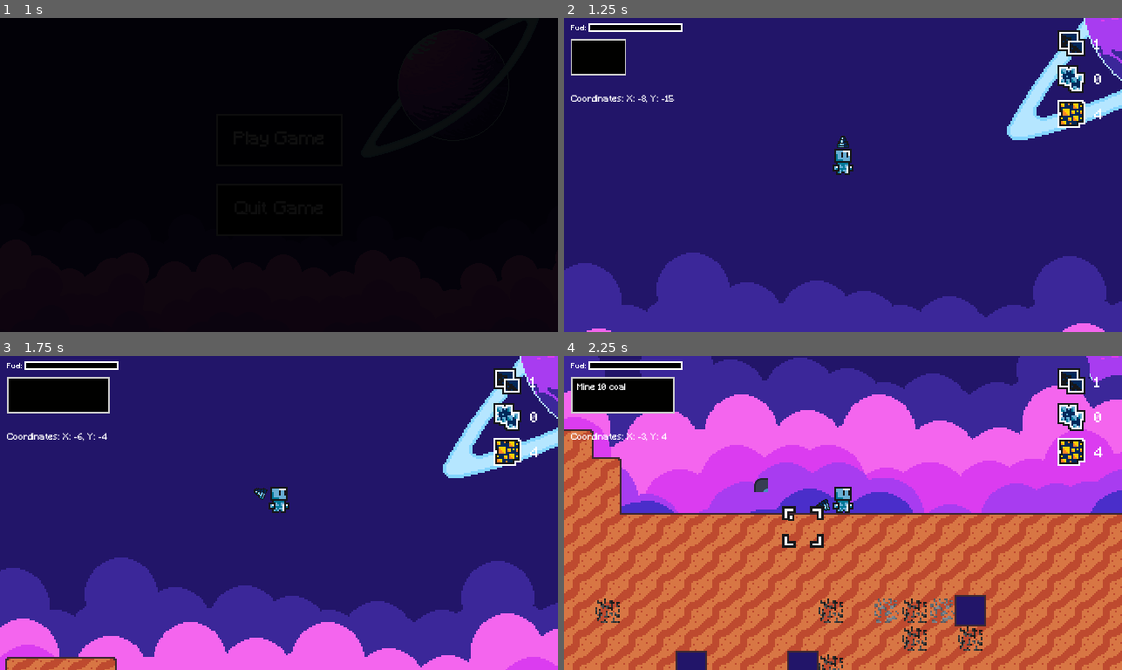
Above: before the commit, frames 1-4 (two rows, left to right).
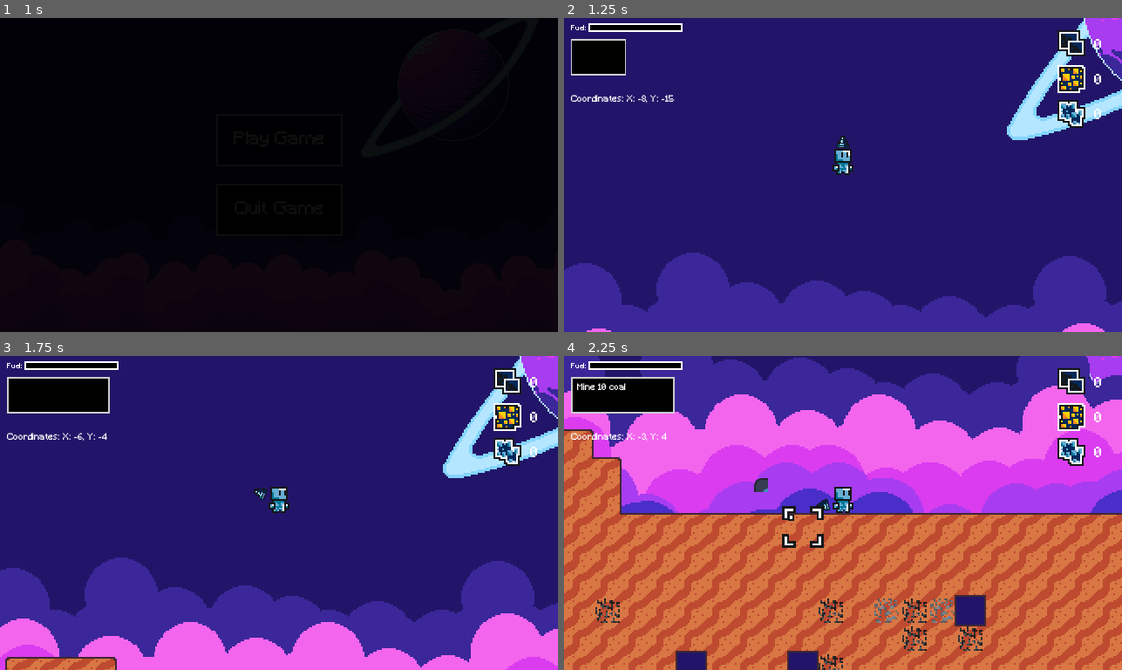
Above: after the commit, the same moments.

Repository: Renan-G-projec/A-Journey-Of-A-Robot
Game: Godot game, scene res://scenes/ui/menu.tscn
Two runs of this game, one before a commit and one after it. Both use one fixed random seed, a clock stepped at 60 frames per second and the inputs below. The engine's default icon, where the game draws it, is replaced by a stand-in: a white triangle on a blue panel in a dark square.
Inputs (mouse positions are in pixels of both pictures, inside the frame that each line leads up to):
- Up to frame 1 (1 s): click "Play Game" at 0.5 s
- Up to frame 2 (1.25 s): no input
- Up to frame 3 (1.75 s): tap Enter at 1.25 s; move the mouse to (33, 393) at 1.27 s; hold D (GoRight) from 1.28 s (still down); tap E (Interact) at 1.35 s; click (33, 393) at 1.42 s; tap Up at 1.52 s
- Up to frame 4 (2.25 s): keep holding D (GoRight); move the mouse to (731, 528) at 2.02 s; click (731, 528) at 2.1 s

Frame 1 is identical in both runs. In frame 2, 0.8% of the frame differs, in the area x 88-97%, y 6-35%; in frame 3, 0.8%; in frame 4, 0.8%.

Commit message:
refactor: Improved the player interface update logic. AMDG

Diff:
--- a/resources/inventories/player_inventory.tres
+++ b/resources/inventories/player_inventory.tres
@@ -4,11 +4,13 @@
 [ext_resource type="Script" uid="uid://crbcquplyyvye" path="res://scripts/resources/inventory.gd" id="2_1njko"]
 [ext_resource type="Resource" uid="uid://e21t8ysctxhb" path="res://resources/items/copper_ore.tres" id="2_85a8j"]
 [ext_resource type="Resource" uid="uid://bko8wv0d2j44d" path="res://resources/items/coal_ore.tres" id="3_hfe8y"]
+[ext_resource type="Resource" uid="uid://lk30ldug605k" path="res://resources/items/iron_ore.tres" id="4_k12gj"]
 
 [resource]
 script = ExtResource("2_1njko")
 data = Dictionary[ExtResource("1_uptie"), int]({
-ExtResource("2_85a8j"): 4,
-ExtResource("3_hfe8y"): 1
+ExtResource("3_hfe8y"): 0,
+ExtResource("2_85a8j"): 0,
+ExtResource("4_k12gj"): 0
 })
 metadata/_custom_type_script = "uid://crbcquplyyvye"
--- a/scenes/game/machine.tscn
+++ b/scenes/game/machine.tscn
@@ -8,7 +8,15 @@
 atlas = ExtResource("3_go3l1")
 region = Rect2(0, 0, 32, 32)
 
-[sub_resource type="SpriteFrames" id="SpriteFrames_uonoc"]
+[sub_resource type="AtlasTexture" id="AtlasTexture_tdu5v"]
+atlas = ExtResource("3_go3l1")
+region = Rect2(32, 0, 32, 32)
+
+[sub_resource type="AtlasTexture" id="AtlasTexture_p156m"]
+atlas = ExtResource("3_go3l1")
+region = Rect2(32, 32, 32, 32)
+
+[sub_resource type="SpriteFrames" id="SpriteFrames_go3l1"]
 animations = [{
 "frames": [{
 "duration": 1.0,
@@ -18,12 +26,18 @@
 "name": &"free",
 "speed": 5.0
 }, {
-"frames": [],
+"frames": [{
+"duration": 1.0,
+"texture": SubResource("AtlasTexture_tdu5v")
+}],
 "loop": 1,
 "name": &"full",
 "speed": 5.0
 }, {
-"frames": [],
+"frames": [{
+"duration": 1.0,
+"texture": SubResource("AtlasTexture_p156m")
+}],
 "loop": 1,
 "name": &"processing",
 "speed": 5.0
@@ -38,8 +52,8 @@
 
 [node name="AnimatedSprite2D" type="AnimatedSprite2D" parent="." unique_id=1708262700]
 scale = Vector2(0.24999999, 0.24999999)
-sprite_frames = SubResource("SpriteFrames_uonoc")
-animation = &"full"
+sprite_frames = SubResource("SpriteFrames_go3l1")
+animation = &"free"
 
 [node name="Area2D" type="Area2D" parent="." unique_id=834325648]
 collision_layer = 0
--- a/scenes/ui/player_inventory_interface.tscn
+++ b/scenes/ui/player_inventory_interface.tscn
@@ -1,26 +1,13 @@
 [gd_scene format=3 uid="uid://difvr8k6spgf5"]
 
 [ext_resource type="Script" uid="uid://c6ty3pp55cfuq" path="res://scripts/ui/player_inventory_interface.gd" id="1_1c7iv"]
-[ext_resource type="PackedScene" uid="uid://2f31h78vfg4k" path="res://scenes/ui/player_inventory_interface_item.tscn" id="2_t00ax"]
 
 [node name="PlayerInventoryInterface" type="Control" unique_id=257689911]
 layout_mode = 3
-anchors_preset = 1
-anchor_left = 1.0
-anchor_right = 1.0
-grow_horizontal = 0
+anchors_preset = 0
 script = ExtResource("1_1c7iv")
 
 [node name="VBoxContainer" type="VBoxContainer" parent="." unique_id=657475515]
-layout_mode = 0
+layout_mode = 1
 offset_right = 40.0
-offset_bottom = 58.0
-
-[node name="coal" parent="VBoxContainer" unique_id=1163283900 instance=ExtResource("2_t00ax")]
-layout_mode = 2
-
-[node name="iron" parent="VBoxContainer" unique_id=1422530117 instance=ExtResource("2_t00ax")]
-layout_mode = 2
-
-[node name="copper" parent="VBoxContainer" unique_id=933336424 instance=ExtResource("2_t00ax")]
-layout_mode = 2
+offset_bottom = 132.0
--- a/scenes/ui/player_inventory_interface_item.tscn
+++ b/scenes/ui/player_inventory_interface_item.tscn
@@ -2,7 +2,6 @@
 
 [ext_resource type="Script" uid="uid://c2sanviqt8js4" path="res://scripts/ui/player_inventory_interface_item.gd" id="1_krtxs"]
 [ext_resource type="FontFile" uid="uid://crac75pvc8fh1" path="res://fonts/Minecraft.ttf" id="2_krtxs"]
-[ext_resource type="Texture2D" uid="uid://b73oa65a7koh0" path="res://assets/sprites/selectedBlocSprite.png" id="2_xamj8"]
 
 [node name="PlayerInventoryInterfaceItem" type="Control" unique_id=1163283900]
 layout_mode = 3
@@ -15,7 +14,6 @@
 
 [node name="Sprite2D" type="Sprite2D" parent="." unique_id=1461198894]
 position = Vector2(-1, -1)
-texture = ExtResource("2_xamj8")
 centered = false
 
 [node name="Label" type="RichTextLabel" parent="." unique_id=380815318]
@@ -25,6 +23,4 @@
 offset_bottom = 16.0
 theme_override_fonts/normal_font = ExtResource("2_krtxs")
 theme_override_font_sizes/normal_font_size = 8
-text = "0
-"
 vertical_alignment = 1
--- a/scripts/ui/player_inventory_interface.gd
+++ b/scripts/ui/player_inventory_interface.gd
@@ -1,24 +1,35 @@
 # Ad Maiorem Dei GLoriam!
+@tool
 extends Control
 
-@onready var player_inventory: Inventory = preload("res://resources/inventories/player_inventory.tres")
+@export var player_inventory: Inventory = preload("res://resources/inventories/player_inventory.tres")
+@onready var container: VBoxContainer = $VBoxContainer
 
-@onready var coal: InventoryItem = preload("res://resources/items/coal_ore.tres")
-@onready var iron: InventoryItem = preload("res://resources/items/iron_ore.tres")
-@onready var copper: InventoryItem = preload("res://resources/items/copper_ore.tres")
+@onready var container_item: PackedScene = preload("res://scenes/ui/player_inventory_interface_item.tscn")
 
-@onready var coal_label: PlayerInventoryInterfaceItem = $VBoxContainer/coal
-@onready var iron_label: PlayerInventoryInterfaceItem = $VBoxContainer/iron
-@onready var copper_label: PlayerInventoryInterfaceItem = $VBoxContainer/copper
-
-@onready var item_labels: Dictionary[InventoryItem, PlayerInventoryInterfaceItem] = {coal: coal_label, iron: iron_label, copper: copper_label}
+var items_shown: Array[InventoryItem]
 
 func _ready() -> void:
-	coal_label.display_item(coal, player_inventory.data.get(coal, 0))
-	iron_label.display_item(iron, player_inventory.data.get(iron, 0))
-	copper_label.display_item(copper, player_inventory.data.get(copper, 0))
-
 	player_inventory.inventory_item_changed.connect(_on_player_inventory_item_changed)
+	fetch_inventory()
 
 func _on_player_inventory_item_changed(item: InventoryItem, new_qtd: int) -> void:
-	item_labels[item].display_item(item, new_qtd)
+	var item_index: int = items_shown.find(item)
+	var children: Array[Node] = container.get_children()
+	if item_index >= 0:
+		var item_interface: PlayerInventoryInterfaceItem = children[item_index] as PlayerInventoryInterfaceItem
+		if item_interface: item_interface.display_item(item, new_qtd)
+	else:
+		var item_to_display := container_item.instantiate()
+		container.add_child(item_to_display)
+		item_to_display.display_item(item, player_inventory.get_item(item))
+		items_shown.push_back(item)
+
+func fetch_inventory() -> void:
+	items_shown = []
+	for i in container.get_children(): i.queue_free()
+	for item in player_inventory.data:
+		var item_to_display := container_item.instantiate()
+		container.add_child(item_to_display)
+		item_to_display.display_item(item, player_inventory.get_item(item))
+		items_shown.push_back(item)
--- a/scripts/ui/player_inventory_interface_item.gd
+++ b/scripts/ui/player_inventory_interface_item.gd
@@ -1,6 +1,7 @@
 # Ad Maiorem Dei Gloriam!
 class_name PlayerInventoryInterfaceItem
 extends Control
+
 @onready var label: RichTextLabel = $Label
 @onready var sprite: Sprite2D = $Sprite2D
 
